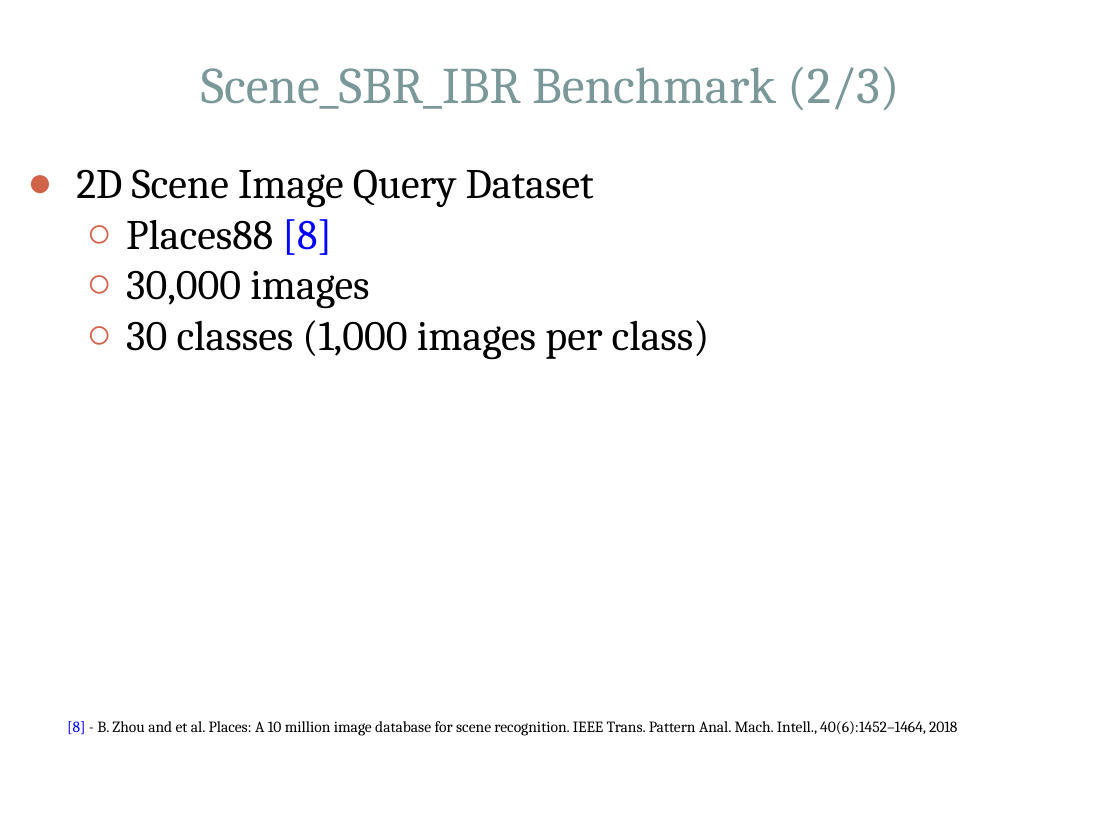
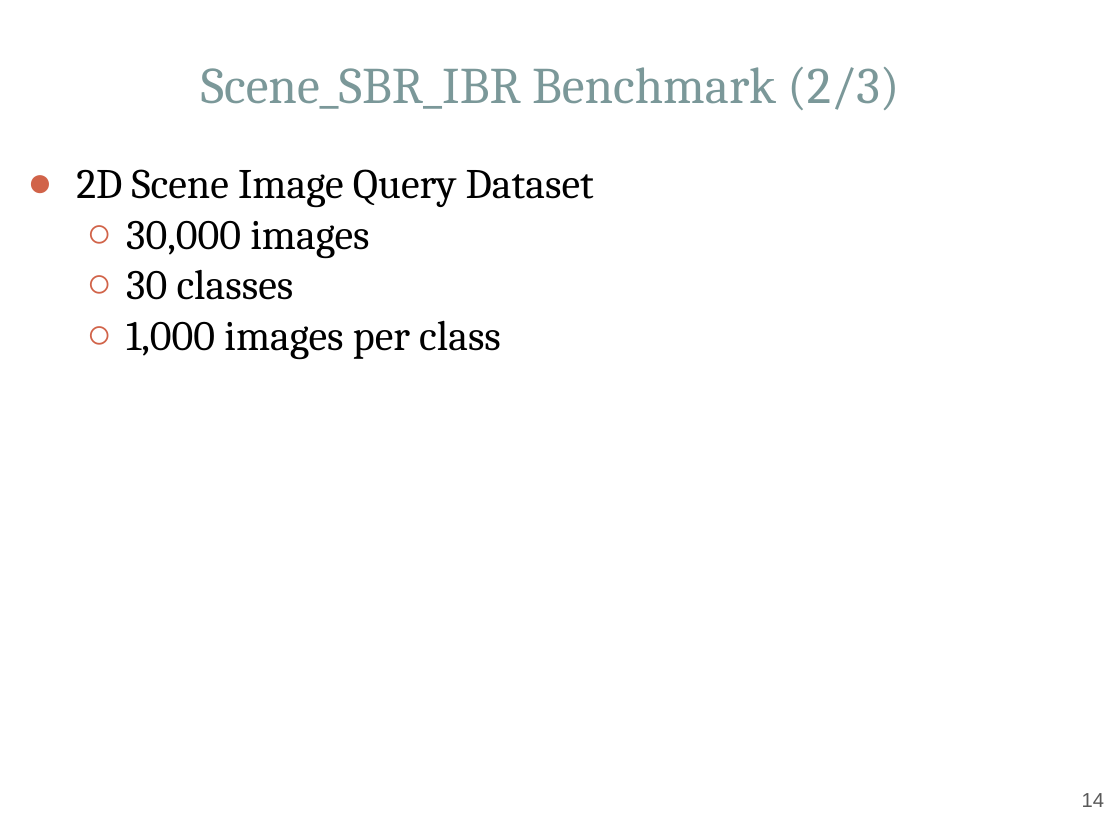
Before and after one commit to Hammania689/shrec_2019, a slide deck: slide 14 of mipr_slides/MIPR.pptx (slide 12 before the commit). Drawn at 1120x840 pixels with LibreOffice and Linux fonts; fonts in the diff are those of the drawing. Boxes give left, top, right and bottom in pixels: in the first picture for what was removed or moved away, otherwise in the second. Text is boxed around its words. In the diff, an @@ line names an element or a change of style, - is before the commit and + after.

```diff
--- a/mipr_slides/MIPR.pptx
+++ b/mipr_slides/MIPR.pptx
@@ text at box(126, 219, 332, 255): paragraph removed @@
-  ○ Places88 [8]
@@ text at box(126, 269, 501, 360): text changed @@
-  ○ 30 classes (1,000 images per class)
+  ○ 30 classes
+  ○ 1,000 images per class
@@ text removed at box(67, 721, 958, 736) @@
-[8] - B. Zhou and et al. Places: A 10 million image database for scene recognition. IEEE Trans. Pattern Anal. Mach. Intell., 40(6):1452–1464, 2018
@@ page number added at box(1082, 793, 1104, 807), 13 pt, text #595959 @@
+14
```
Also in this commit, not shown: 26 other slides changed, 2 slides added, 4 other files.
